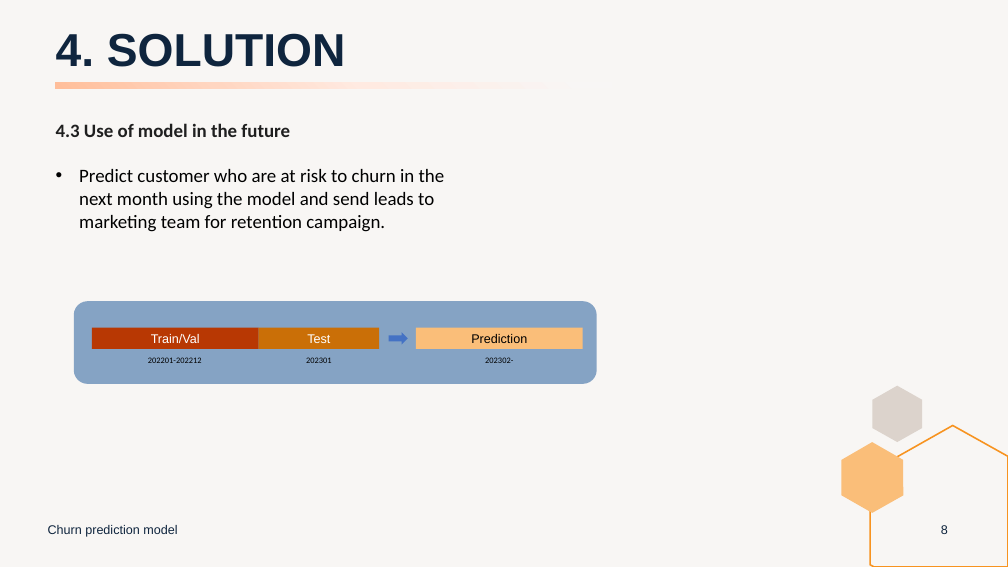
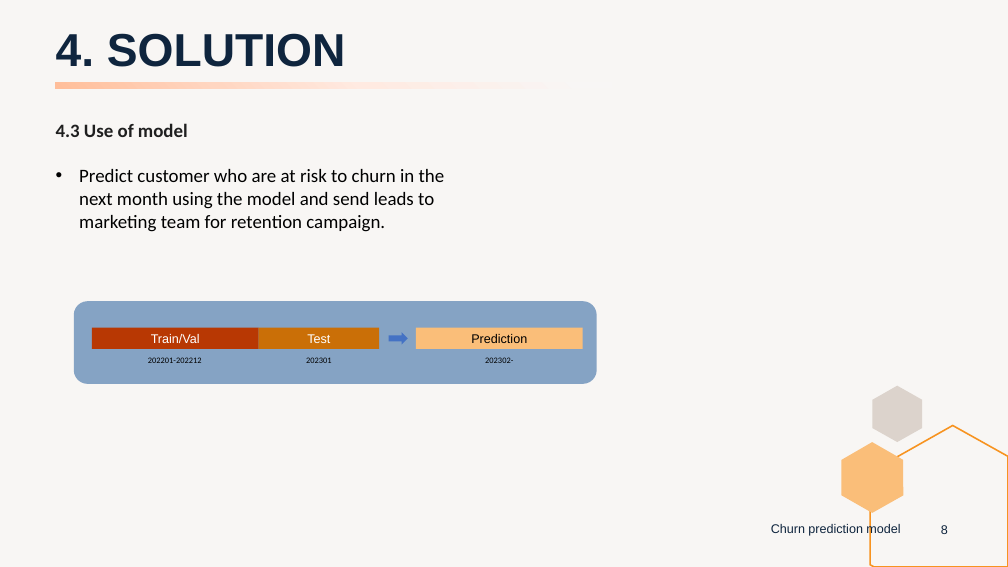
Before and after one commit to peerapat-t/telco_churn_prediction_model, a slide deck: slide 8 of Telco churn prediction model presentation.pptx. Drawn at 1008x567 pixels with LibreOffice and Linux fonts; fonts in the diff are those of the drawing. Boxes give left, top, right and bottom in pixels: in the first picture for what was removed or moved away, otherwise in the second. Text is boxed around its words. In the diff, an @@ line names an element or a change of style, - is before the commit and + after.

```diff
--- a/Telco churn prediction model presentation.pptx
+++ b/Telco churn prediction model presentation.pptx
@@ text at bbox=[56, 123, 188, 137]: text changed @@
-4.3 Use of model in the future
+4.3 Use of model
@@ text "Churn prediction model": place and size @@
-text "Churn prediction model" at bbox=[48, 525, 177, 537]
+text "Churn prediction model" at bbox=[771, 523, 900, 536]
@@ text "Churn prediction model" at bbox=[771, 523, 900, 536]: more space between paragraphs; vertical alignment middle to top @@
```
Also in this commit, not shown: 17 other slides changed, 2 other files.
